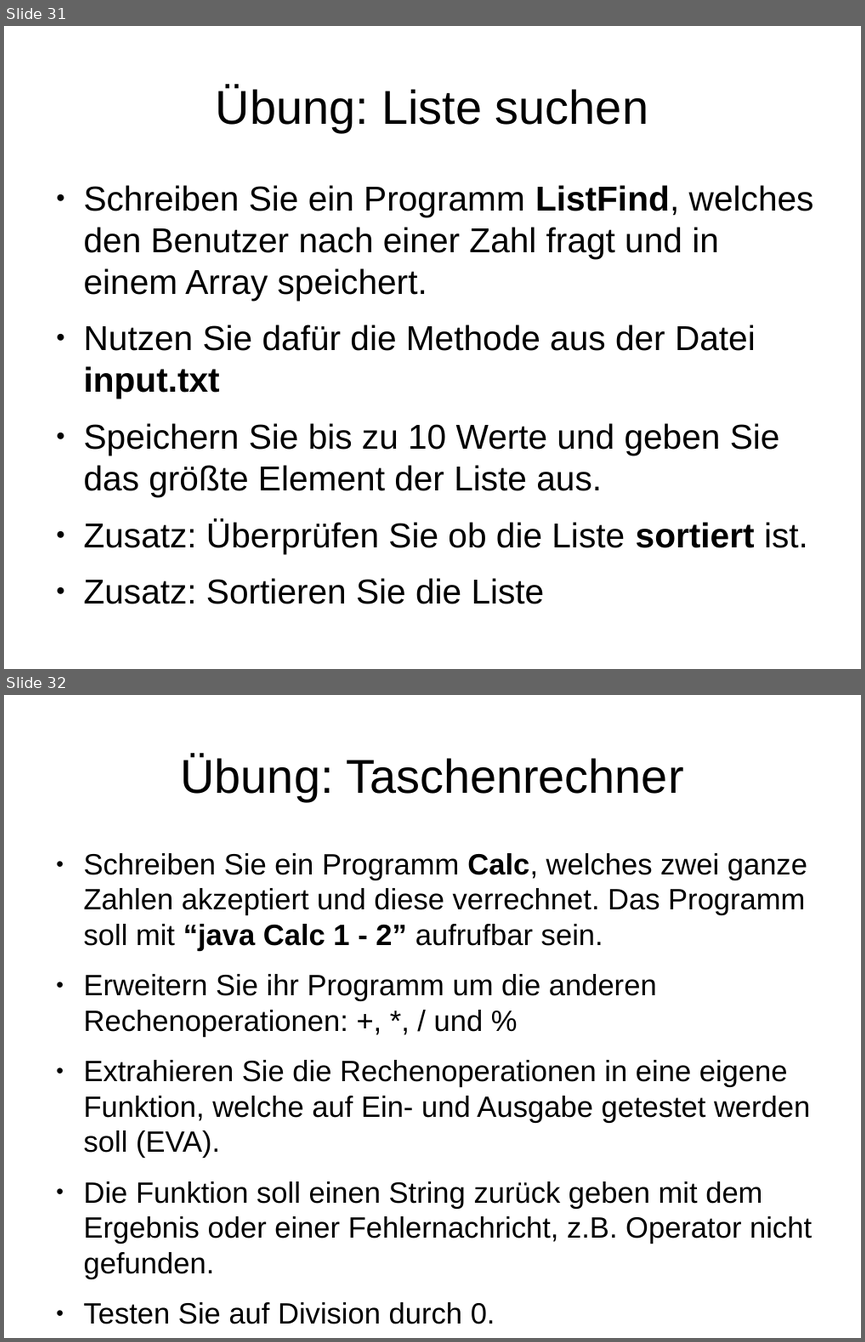
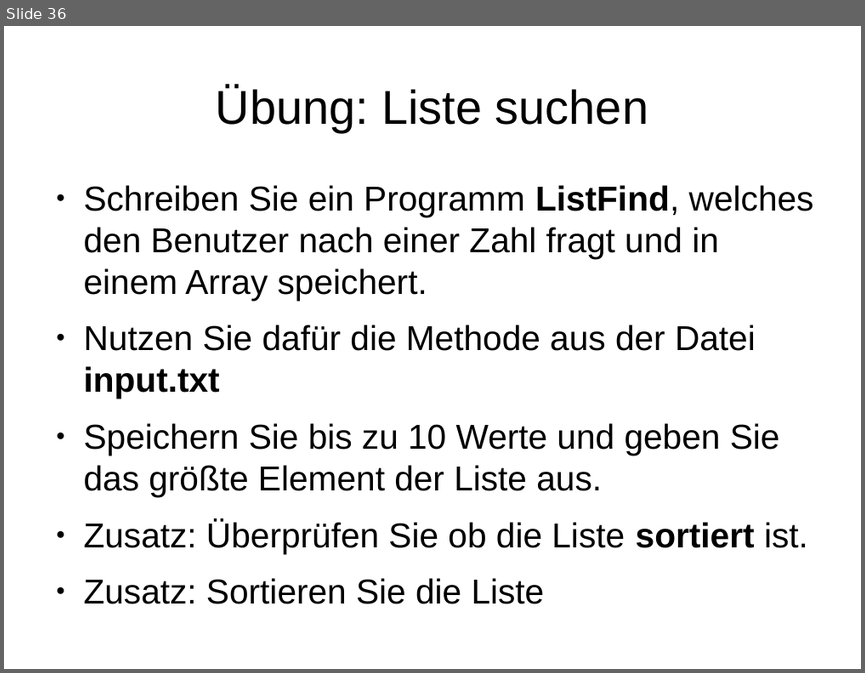
Before and after one commit to mn-io/hello-java, a slide deck: Vorlesung.odp. Shown one above the other, each under a label of ours: slides 31 and 32 before the commit, slide 36 after it. The pictures are 865x1342 and 865x673 pixels, drawn with LibreOffice and Linux fonts; fonts in the diff are those of the drawing. Boxes give left, top, right and bottom in pixels: in the first picture for what was removed or moved away, otherwise in the second. Text is boxed around its words. In the diff, an @@ line names an element or a change of style, - is before the commit and + after.

```diff
--- a/Vorlesung.odp
+++ b/Vorlesung.odp
@@ slide 32 removed at <box>4,695,861,1338</box>, background #FFFFFF @@
@@ title removed at <box>181,755,684,801</box> @@
-Übung: Taschenrechner
@@ text removed at <box>84,853,812,1324</box> @@
-● Schreiben Sie ein Programm Calc, welches zwei ganze Zahlen akzeptiert und diese verrechnet. Das Programm soll mit “java Calc 1 - 2” aufrufbar sein.
-● Erweitern Sie ihr Programm um die anderen Rechenoperationen: +, *, / und %
-● Extrahieren Sie die Rechenoperationen in eine eigene Funktion, welche auf Ein- und Ausgabe getestet werden soll (EVA).
-● Die Funktion soll einen String zurück geben mit dem Ergebnis oder einer Fehlernachricht, z.B. Operator nicht gefunden.
-● Testen Sie auf Division durch 0.
@@ what was slide 31 is now slide 36 @@
```
Also in this commit, not shown: 8 slides changed, 7 slides added, 2 other slides removed, 1 other file.
